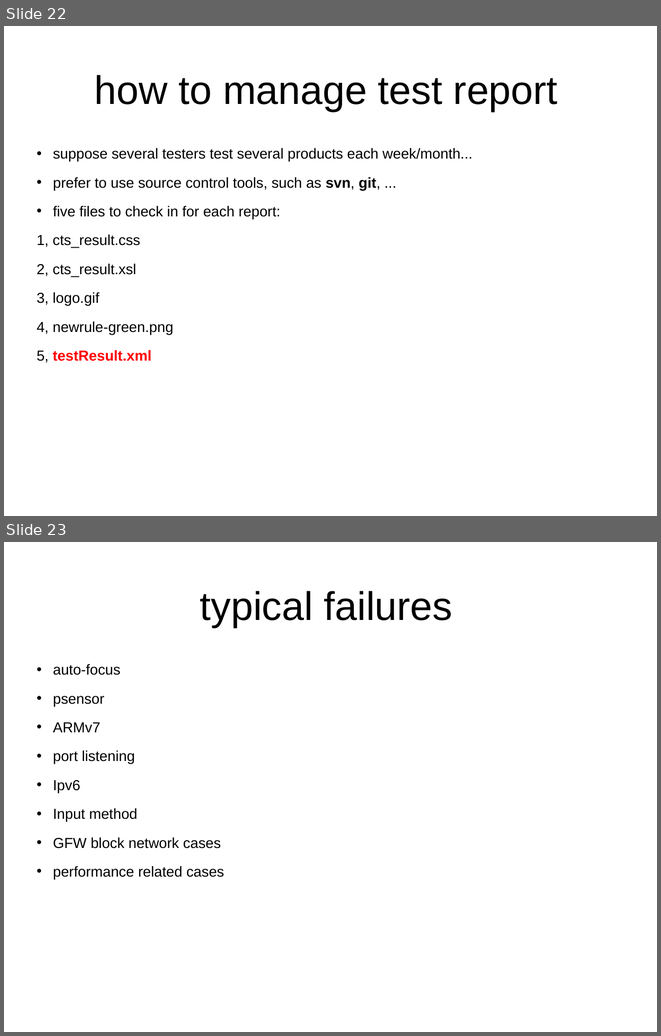
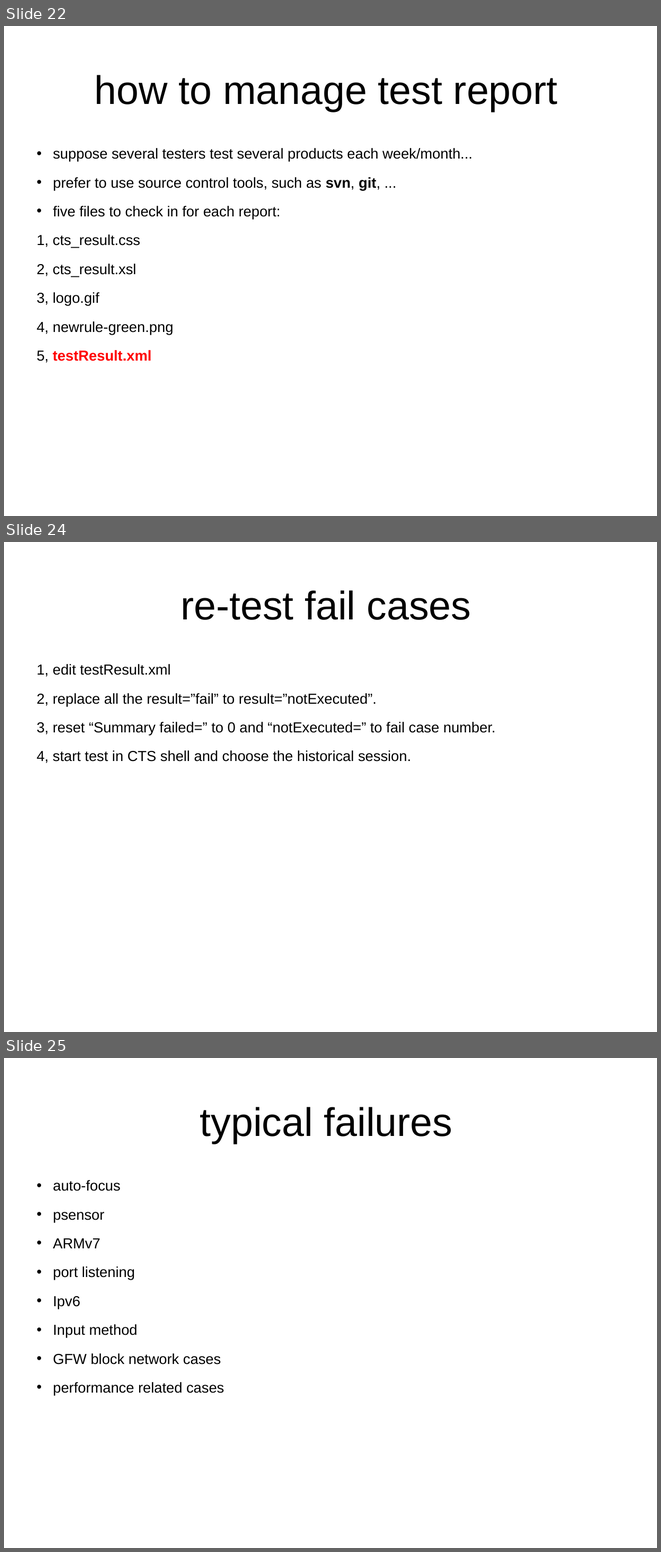
Before and after one commit to widerules/system-information, a slide deck: cts/CTS-training.ppt. Shown one above the other, each under a label of ours: slides 22 and 23 before the commit, slides 22, 24 and 25 after it; the slides between them are not shown. The pictures are 661x1036 and 661x1552 pixels, drawn with LibreOffice and Linux fonts; fonts in the diff are those of the drawing; background and template pictures are left out. Boxes give left, top, right and bottom in pixels: in the first picture for what was removed or moved away, otherwise in the second. Text is boxed around its words. In the diff, an @@ line names an element or a change of style, - is before the commit and + after.

```diff
--- a/cts/CTS-training.ppt
+++ b/cts/CTS-training.ppt
@@ slide 24 added at [4,542,657,1032], background picture (left out) @@
@@ title added at [181,590,471,620], 44 pt, text #000000 @@
+re-test fail cases
@@ text added at [37,664,496,763], 16 pt, text #000000 @@
+1, edit testResult.xml
+2, replace all the result=”fail” to result=”notExecuted”.
+3, reset “Summary failed=” to 0 and “notExecuted=” to fail case number.
+4, start test in CTS shell and choose the historical session.
@@ what was slide 23 is now slide 25 @@
```
Also in this commit, not shown: 4 slides changed, 1 other slide added, 1 other file.
